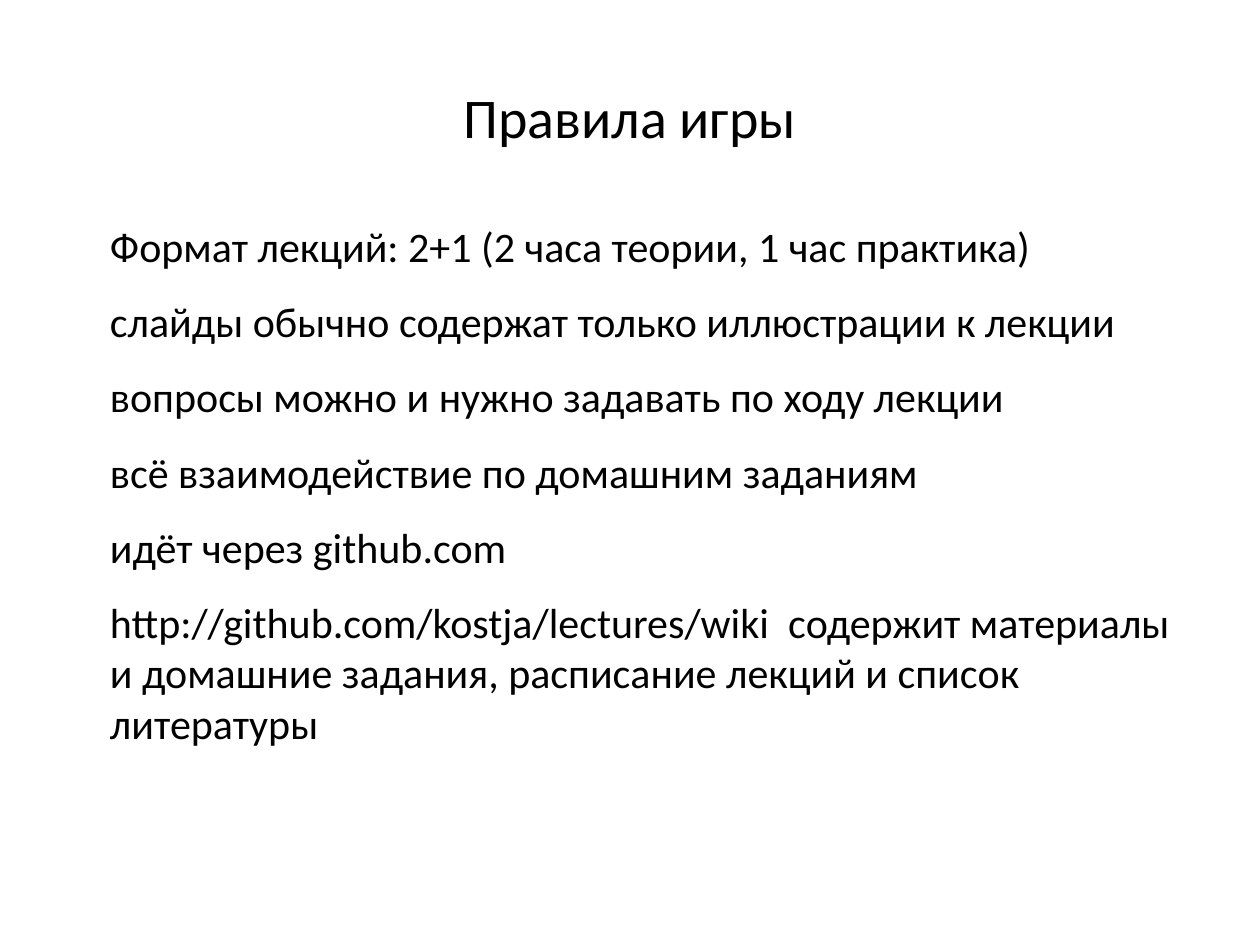
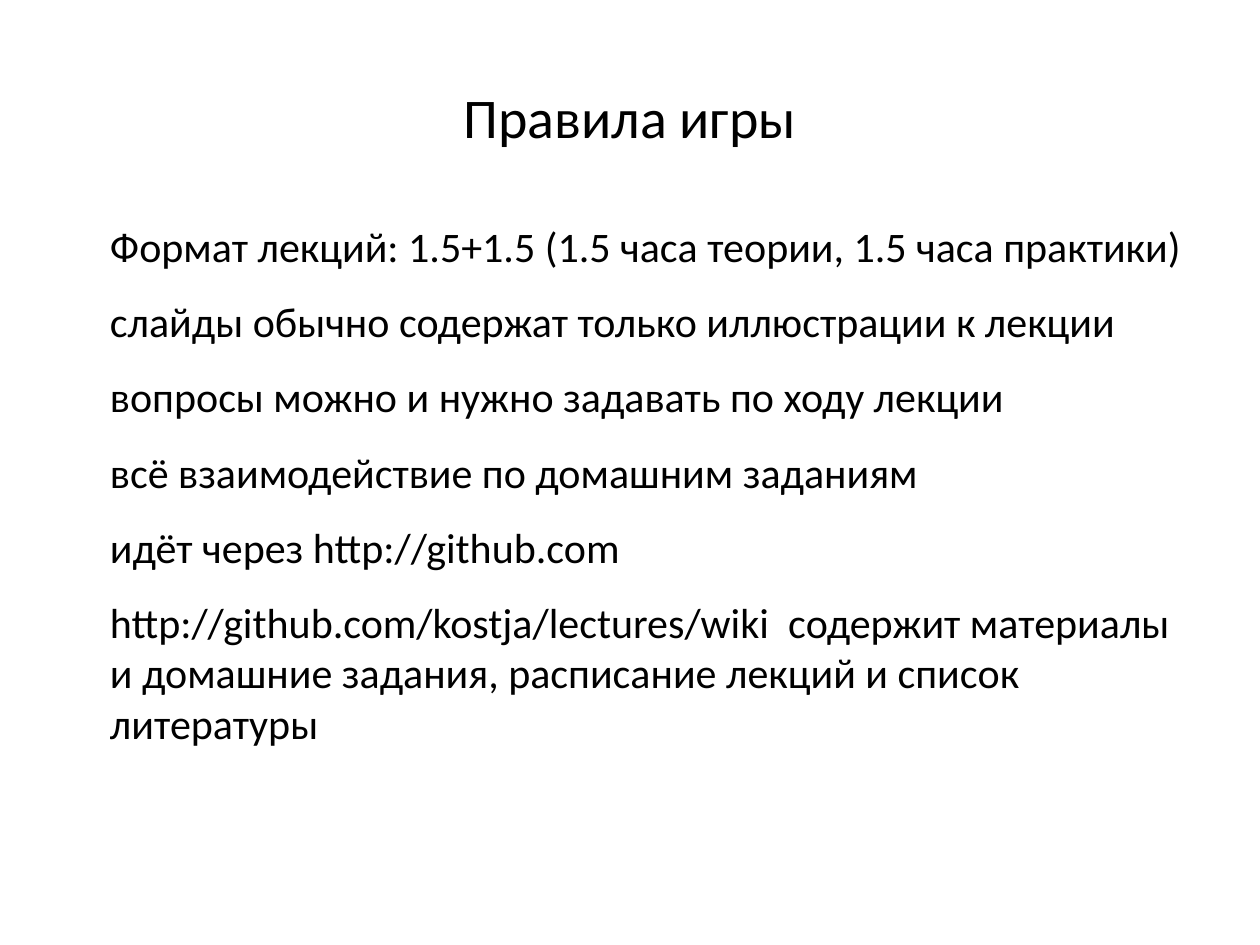
Before and after one commit to kostja/lectures, a slide deck: slide 4 of lecture2.odp (slide 3 before the commit). Drawn at 1260x945 pixels with LibreOffice and Linux fonts; fonts in the diff are those of the drawing; background and template pictures are left out. Boxes give left, top, right and bottom in pixels: in the first picture for what was removed or moved away, otherwise in the second. Text is boxed around its words. In the diff, an @@ line names an element or a change of style, - is before the commit and + after.

```diff
--- a/lecture2.odp
+++ b/lecture2.odp
@@ text at <box>110,231,1180,269</box>: text changed @@
-● Формат лекций: 2+1 (2 часа теории, 1 час практика)
+● Формат лекций: 1.5+1.5 (1.5 часа теории, 1.5 часа практики)
@@ text at <box>110,533,620,571</box>: text changed @@
-идёт через github.com
+идёт через http://github.com
```
Also in this commit, not shown: 3 other slides changed, 46 slides added, 51 slides removed, 53 other files.
